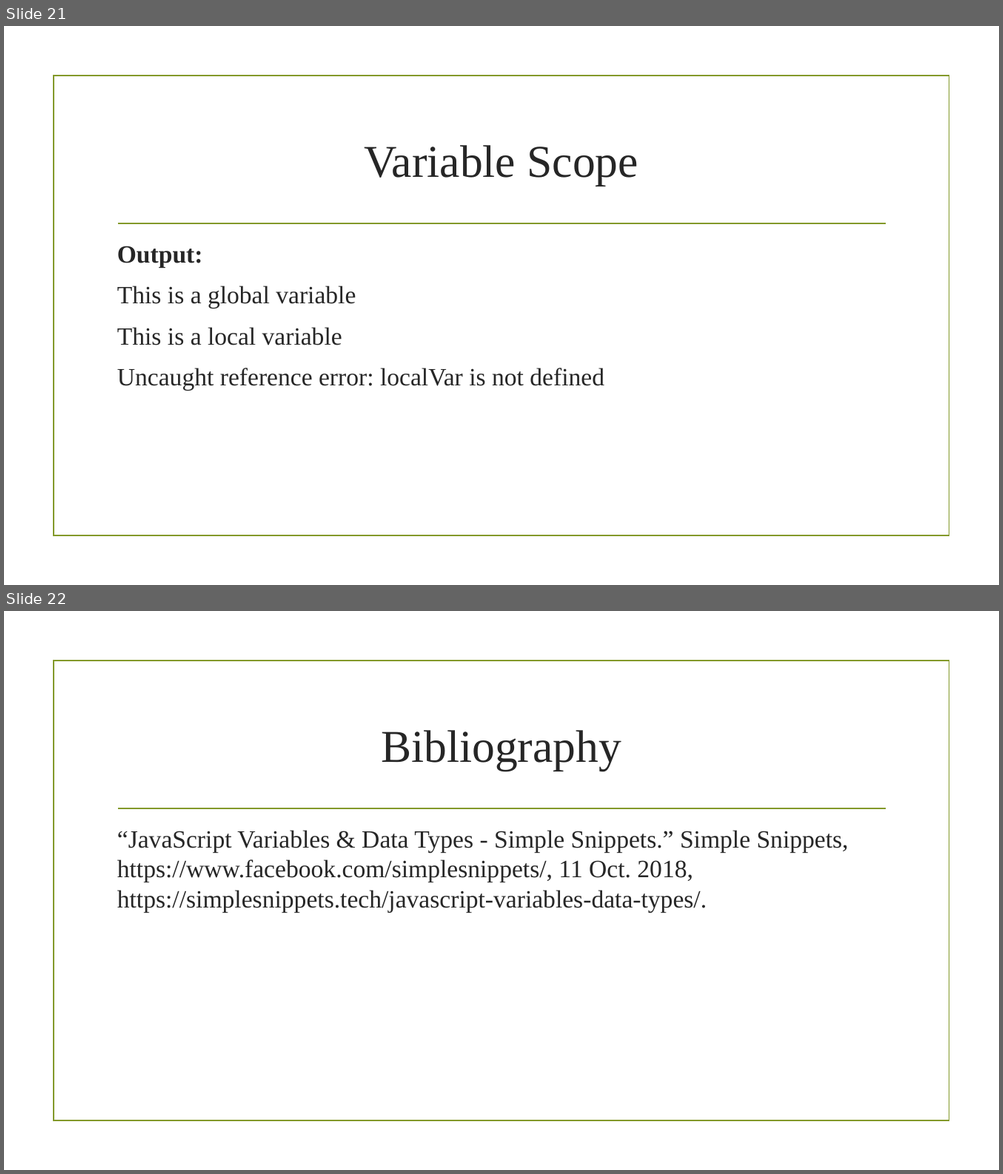
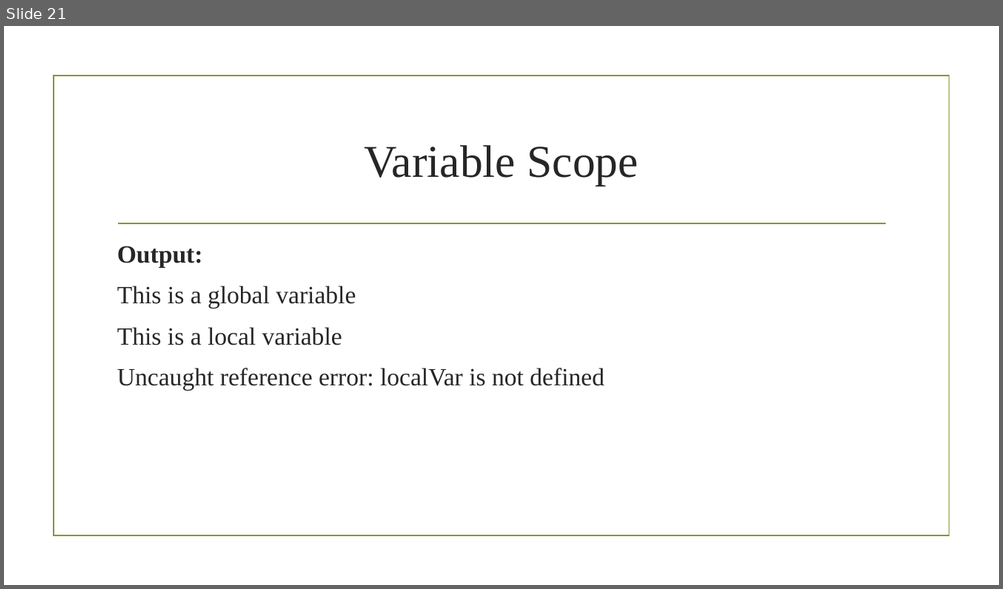
Before and after one commit to sagarshrestha81/FED, a slide deck: js.pptx. Shown one above the other, each under a label of ours: slides 21 and 22 before the commit, slide 21 after it. The pictures are 1003x1174 and 1003x589 pixels, drawn with LibreOffice and Linux fonts; fonts in the diff are those of the drawing; background and template pictures are left out. Boxes give left, top, right and bottom in pixels: in the first picture for what was removed or moved away, otherwise in the second. Text is boxed around its words. In the diff, an @@ line names an element or a change of style, - is before the commit and + after.

```diff
--- a/js.pptx
+++ b/js.pptx
@@ slide 22 removed at <box>4,611,999,1170</box>, background picture (left out); not listed: 2 template elements that a slide beside it also shows @@
@@ title removed at <box>381,730,621,771</box> @@
-Bibliography
@@ text removed at <box>117,830,848,912</box> @@
-“JavaScript Variables & Data Types - Simple Snippets.” Simple Snippets, https://www.facebook.com/simplesnippets/, 11 Oct. 2018, https://simplesnippets.tech/javascript-variables-data-types/.
```
Also in this commit, not shown: 1 slide changed, 2 slides added, 6 other files.
